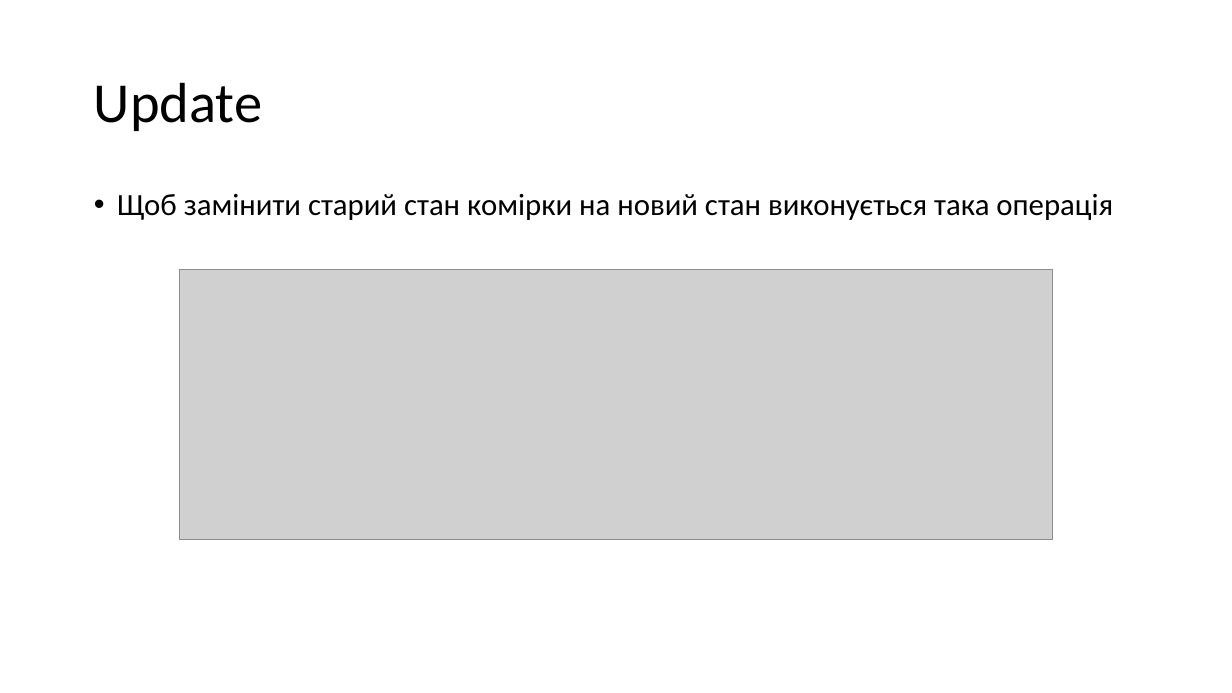
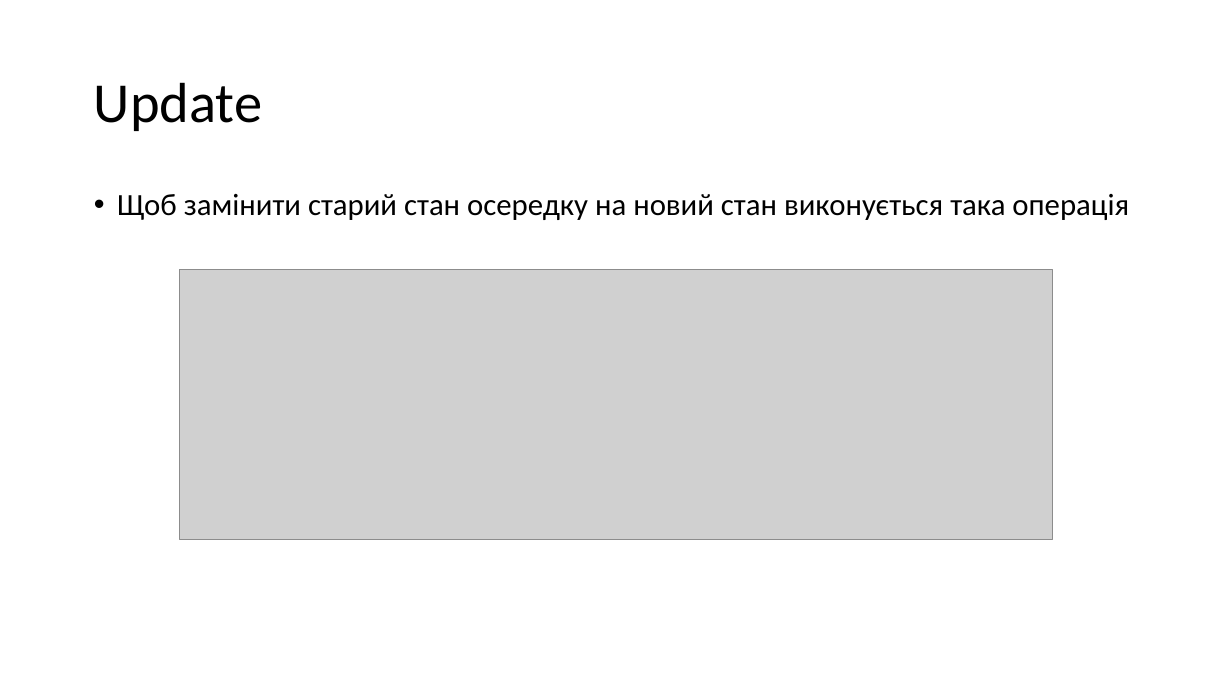
Before and after one commit to katerynakononova/ML, a slide deck: slide 14 of Lec/Lection 17.pptx (slide 12 before the commit). Drawn at 1232x693 pixels with LibreOffice and Linux fonts; fonts in the diff are those of the drawing; grey boxes stand for pictures. Boxes give left, top, right and bottom in pixels: in the first picture for what was removed or moved away, otherwise in the second. Text is boxed around its words. In the diff, an @@ line names an element or a change of style, - is before the commit and + after.

```diff
--- a/Lec/Lection 17.pptx
+++ b/Lec/Lection 17.pptx
@@ text at bbox=[117, 194, 1129, 220]: text changed @@
-• Щоб замінити старий стан комірки на новий стан виконується така операція
+• Щоб замінити старий стан осередку на новий стан виконується така операція
```
Also in this commit, not shown: 7 other slides changed, 2 slides added, 11 other files.
